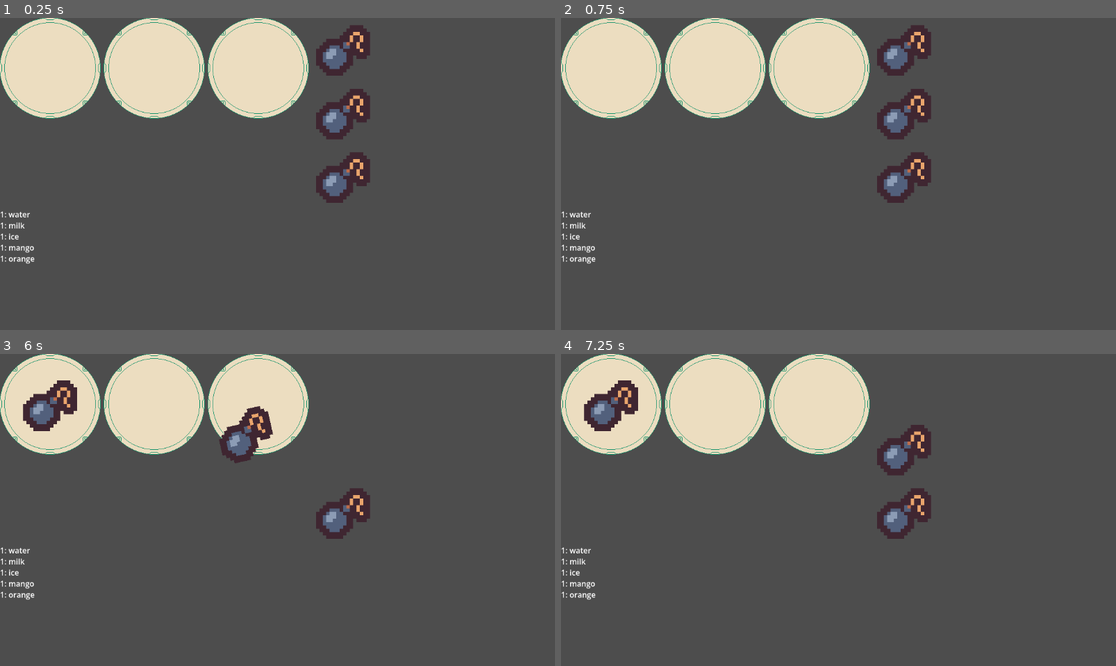
Above: before the commit, frames 1-4 (two rows, left to right).
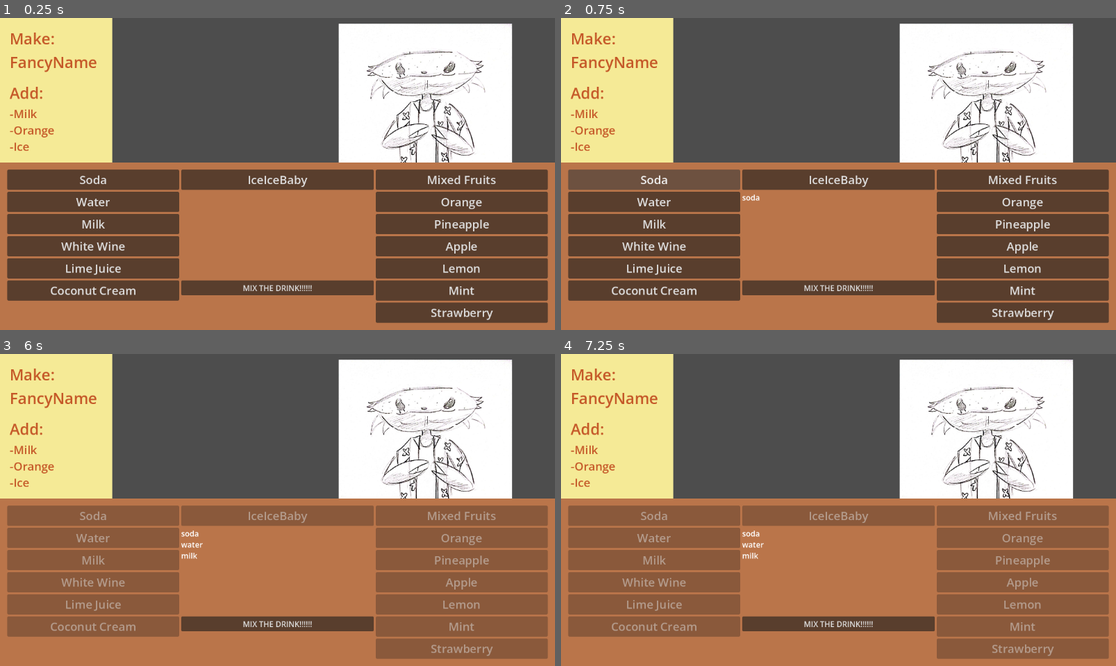
Above: after the commit, the same moments.

Repository: scumpiest/scammy-drink
Game: Godot game, scene res://counter_ui.tscn
The game is run twice, just before and just after one commit, with the same random seed, the same clock (stepped at 60 frames per second) and the same inputs. Before the commit the project starts from res://scenes/crafting_station.tscn.
Inputs (mouse positions are in pixels of both pictures, inside the frame that each line leads up to):
- Up to frame 1 (0.25 s): no input
- Up to frame 2 (0.75 s): click (655, 180) at 0.5 s, where only the run after the commit has a clickable "Soda"
- Up to frame 3 (6 s): click (94, 538) at 1.25 s, where only the run after the commit has a clickable "Water"; click (94, 559) at 2 s, where only the run after the commit has a clickable "Milk"; click (277, 622) at 2.75 s, where only the run after the commit has a clickable "MIX THE DRINK!!!!!!"; click (277, 622) at 3.5 s, where only the run after the commit has a clickable "MIX THE DRINK!!!!!!"; click (277, 622) at 4.25 s, where only the run after the commit has a clickable "MIX THE DRINK!!!!!!"; tap Enter at 5 s; drag from (344, 385) to (49, 403) at 5.02 s; tap Space at 5.75 s; drag from (344, 447) to (49, 403) at 5.77 s
- Up to frame 4 (7.25 s): move the mouse to (905, 513) at 6.52 s; press the mouse at (905, 513) at 6.53 s

The runs differ from the first frame. In frame 1, 87% of the frame differs, in the area x 0-100%, y 0-100%; in frame 2, 87%; in frame 3, 86%; in frame 4, 86%.

Commit message:
feat: actual crafting

Diff:
--- a/counter_ui.tscn
+++ b/counter_ui.tscn
@@ -1,16 +1,18 @@
 [gd_scene format=3 uid="uid://omqlt0501aof"]
 
 [ext_resource type="Texture2D" uid="uid://bsfcilkaw3arm" path="res://crab_Customer.png" id="1_qvcdy"]
+[ext_resource type="PackedScene" uid="uid://baq4fejjo54v3" path="res://scenes/crafting_counter.tscn" id="2_05df7"]
 
 [sub_resource type="StyleBoxFlat" id="StyleBoxFlat_05df7"]
 bg_color = Color(0.9610422, 0.9181441, 0.5864518, 1)
 
-[sub_resource type="StyleBoxFlat" id="StyleBoxFlat_pblyx"]
-bg_color = Color(0.7277993, 0.45740324, 0.2903557, 1)
-
 [node name="CounterUi" type="Control" unique_id=1949816307]
 layout_mode = 3
-anchors_preset = 0
+anchors_preset = 15
+anchor_right = 1.0
+anchor_bottom = 1.0
+grow_horizontal = 2
+grow_vertical = 2
 size_flags_horizontal = 4
 
 [node name="PanelContainer" type="PanelContainer" parent="." unique_id=1904052219]
@@ -70,108 +72,5 @@
 texture = ExtResource("1_qvcdy")
 expand_mode = 1
 
-[node name="ColorRect" type="PanelContainer" parent="." unique_id=673363285]
-layout_mode = 0
-offset_left = 1.0
-offset_top = 357.0
-offset_right = 1149.0
-offset_bottom = 649.0
-theme_override_styles/panel = SubResource("StyleBoxFlat_pblyx")
-
-[node name="MixMixHere" type="Label" parent="ColorRect" unique_id=123472754]
-layout_mode = 2
-size_flags_horizontal = 4
-theme_override_font_sizes/font_size = 50
-text = "Mix Mix here"
-
-[node name="MarginContainer" type="MarginContainer" parent="ColorRect" unique_id=296081384]
-layout_mode = 2
-theme_override_constants/margin_left = 15
-theme_override_constants/margin_top = 15
-theme_override_constants/margin_right = 15
-theme_override_constants/margin_bottom = 15
-
-[node name="HBoxContainer" type="HBoxContainer" parent="ColorRect/MarginContainer" unique_id=94059108]
-layout_mode = 2
-
-[node name="VBoxContainer" type="VBoxContainer" parent="ColorRect/MarginContainer/HBoxContainer" unique_id=1035577480]
-layout_mode = 2
-size_flags_horizontal = 3
-
-[node name="Soda" type="Button" parent="ColorRect/MarginContainer/HBoxContainer/VBoxContainer" unique_id=2108446882]
-layout_mode = 2
-theme_override_font_sizes/font_size = 24
-text = "Soda"
-
-[node name="Water" type="Button" parent="ColorRect/MarginContainer/HBoxContainer/VBoxContainer" unique_id=1925422927]
-layout_mode = 2
-theme_override_font_sizes/font_size = 24
-text = "Water"
-
-[node name="Milk" type="Button" parent="ColorRect/MarginContainer/HBoxContainer/VBoxContainer" unique_id=164193489]
-layout_mode = 2
-theme_override_font_sizes/font_size = 24
-text = "Milk"
-
-[node name="WhiteWine" type="Button" parent="ColorRect/MarginContainer/HBoxContainer/VBoxContainer" unique_id=643447228]
-layout_mode = 2
-theme_override_font_sizes/font_size = 24
-text = "White Wine"
-
-[node name="LimeJuice" type="Button" parent="ColorRect/MarginContainer/HBoxContainer/VBoxContainer" unique_id=1577668900]
-layout_mode = 2
-theme_override_font_sizes/font_size = 24
-text = "Lime Juice"
-
-[node name="CoconutCream" type="Button" parent="ColorRect/MarginContainer/HBoxContainer/VBoxContainer" unique_id=2095039995]
-layout_mode = 2
-theme_override_font_sizes/font_size = 24
-text = "Coconut Cream"
-
-[node name="VBoxContainer2" type="VBoxContainer" parent="ColorRect/MarginContainer/HBoxContainer" unique_id=449463624]
-layout_mode = 2
-size_flags_horizontal = 3
-
-[node name="Ice" type="Button" parent="ColorRect/MarginContainer/HBoxContainer/VBoxContainer2" unique_id=2037613516]
-layout_mode = 2
-theme_override_font_sizes/font_size = 24
-text = "IceIceBaby"
-
-[node name="VBoxContainer3" type="VBoxContainer" parent="ColorRect/MarginContainer/HBoxContainer" unique_id=446651733]
-layout_mode = 2
-size_flags_horizontal = 3
-
-[node name="MixedFruits" type="Button" parent="ColorRect/MarginContainer/HBoxContainer/VBoxContainer3" unique_id=1212093672]
-layout_mode = 2
-theme_override_font_sizes/font_size = 24
-text = "Mixed Fruits"
-
-[node name="Orange" type="Button" parent="ColorRect/MarginContainer/HBoxContainer/VBoxContainer3" unique_id=1114515193]
-layout_mode = 2
-theme_override_font_sizes/font_size = 24
-text = "Orange"
-
-[node name="Pineapple" type="Button" parent="ColorRect/MarginContainer/HBoxContainer/VBoxContainer3" unique_id=1570954371]
-layout_mode = 2
-theme_override_font_sizes/font_size = 24
-text = "Pineapple"
-
-[node name="Apple" type="Button" parent="ColorRect/MarginContainer/HBoxContainer/VBoxContainer3" unique_id=1976532012]
-layout_mode = 2
-theme_override_font_sizes/font_size = 24
-text = "Apple"
-
-[node name="Lemon" type="Button" parent="ColorRect/MarginContainer/HBoxContainer/VBoxContainer3" unique_id=1313617127]
-layout_mode = 2
-theme_override_font_sizes/font_size = 24
-text = "Lemon"
-
-[node name="Mint" type="Button" parent="ColorRect/MarginContainer/HBoxContainer/VBoxContainer3" unique_id=707638810]
-layout_mode = 2
-theme_override_font_sizes/font_size = 24
-text = "Mint"
-
-[node name="Strawberry" type="Button" parent="ColorRect/MarginContainer/HBoxContainer/VBoxContainer3" unique_id=1479252118]
-layout_mode = 2
-theme_override_font_sizes/font_size = 24
-text = "Strawberry"
+[node name="CraftingStation" parent="." unique_id=1665070910 instance=ExtResource("2_05df7")]
+layout_mode = 1
--- a/crafting_station.tscn
+++ /dev/null
@@ -1,40 +0,0 @@
-[gd_scene format=3 uid="uid://dbff8jafb22ar"]
-
-[ext_resource type="Script" path="res://crafting_station.gd" id="1_4d4rx"]
-[ext_resource type="Script" path="res://inventory_display.gd" id="2_aa7oo"]
-
-[node name="CraftingStation" type="Control" unique_id=279321905]
-layout_mode = 3
-anchors_preset = 15
-anchor_right = 1.0
-anchor_bottom = 1.0
-grow_horizontal = 2
-grow_vertical = 2
-script = ExtResource("1_4d4rx")
-
-[node name="CanvasLayer" type="CanvasLayer" parent="." unique_id=1307530361]
-
-[node name="VBoxContainer" type="VBoxContainer" parent="CanvasLayer" unique_id=70064522]
-offset_right = 40.0
-offset_bottom = 40.0
-
-[node name="HBoxContainer" type="HBoxContainer" parent="CanvasLayer/VBoxContainer" unique_id=1171525898]
-layout_mode = 2
-
-[node name="WaterButton" type="Button" parent="CanvasLayer/VBoxContainer/HBoxContainer" unique_id=812651647]
-layout_mode = 2
-text = "Craft Cedevita"
-
-[node name="OrangeButton" type="Button" parent="CanvasLayer/VBoxContainer/HBoxContainer" unique_id=1253068119]
-layout_mode = 2
-text = "Add Es Teler
-"
-
-[node name="InventoryDisplay" type="RichTextLabel" parent="CanvasLayer/VBoxContainer" unique_id=423446511]
-layout_mode = 2
-text = "asdasd"
-fit_content = true
-script = ExtResource("2_aa7oo")
-
-[connection signal="pressed" from="CanvasLayer/VBoxContainer/HBoxContainer/WaterButton" to="." method="_on_water_button_pressed"]
-[connection signal="pressed" from="CanvasLayer/VBoxContainer/HBoxContainer/OrangeButton" to="." method="_on_orange_button_pressed"]
--- a/project.godot
+++ b/project.godot
@@ -11,7 +11,7 @@
 [application]
 
 config/name="scammy-drink"
-run/main_scene="uid://c24hipub5mhbx"
+run/main_scene="uid://omqlt0501aof"
 config/features=PackedStringArray("4.6", "GL Compatibility")
 config/icon="res://icon.svg"
 
--- /dev/null
+++ b/resources/Soda.tres
@@ -0,0 +1,7 @@
+[gd_resource type="Resource" script_class="ItemData" format=3 uid="uid://3rxfbtsmj140"]
+
+[ext_resource type="Script" uid="uid://bok3lbj4tslb8" path="res://resources/item_data.gd" id="1_1elc0"]
+
+[resource]
+script = ExtResource("1_1elc0")
+metadata/_custom_type_script = "uid://bok3lbj4tslb8"
--- /dev/null
+++ b/resources/item_data.gd
@@ -0,0 +1,5 @@
+extends Resource
+class_name ItemData
+
+@export var name: String
+@export var sprite: Texture2D
--- /dev/null
+++ b/scenes/crafting_counter.gd
@@ -0,0 +1,49 @@
+extends PanelContainer
+
+@onready var item_list: RichTextLabel = $MarginContainer/HBoxContainer/MidContainer/ItemList
+@onready var mix_button: Button = $MarginContainer/HBoxContainer/MidContainer/Mix
+
+var crafting_ingredients = {}
+
+func _ready() -> void:
+	GameManager.crafting_complete.connect(_on_crafting_complete)
+
+
+func _add_ingredient(ingredient: String) -> void:
+	if crafting_ingredients.size() < 3 or crafting_ingredients.has(ingredient):
+		crafting_ingredients[ingredient] = crafting_ingredients.get(ingredient, 0) + 1
+		item_list.text += ingredient + "\n"
+	if _get_total_ingredients() >= 3:
+			get_tree().call_group("fluid_button", "set", "disabled", true)
+			get_tree().call_group("fruit_button", "set", "disabled", true)
+			print("Max ingredients reached. Buttons disabled!")
+
+func _get_total_ingredients() -> int:
+	var total = 0
+	for count in crafting_ingredients.values():
+		total += count
+	return total
+
+func _on_mix_pressed():
+	GameManager.create_recipe(crafting_ingredients)
+
+func _on_crafting_complete(recipe_key: String) -> void:
+	mix_button.disabled = true
+	item_list.text += recipe_key + "\n"
+
+# help me
+func _on_soda_pressed():  _add_ingredient("soda")
+func _on_milk_pressed():  _add_ingredient("milk")
+func _on_water_pressed(): _add_ingredient("water")
+func _on_white_wine_pressed(): _add_ingredient("white_wine")
+func _on_lime_juice_pressed(): _add_ingredient("lime_juice")
+func _on_coconut_cream_pressed(): _add_ingredient("coconut_cream")
+func _on_ice_pressed(): _add_ingredient("ice")
+
+func _on_mixed_fruits_pressed(): _add_ingredient("mixed_fruits")
+func _on_orange_pressed(): _add_ingredient("orange")
+func _on_pineapple_pressed(): _add_ingredient("pineapple")
+func _on_apple_pressed(): _add_ingredient("apple")
+func _on_lemon_pressed(): _add_ingredient("lemon")
+func _on_mint_pressed(): _add_ingredient("mint")
+func _on_strawberry_pressed(): _add_ingredient("strawberry")
--- /dev/null
+++ b/scenes/crafting_counter.tscn
@@ -0,0 +1,136 @@
+[gd_scene format=3 uid="uid://baq4fejjo54v3"]
+
+[ext_resource type="Script" uid="uid://cvamqu51op1ak" path="res://scenes/crafting_counter.gd" id="1_tkddw"]
+
+[sub_resource type="StyleBoxFlat" id="StyleBoxFlat_pblyx"]
+bg_color = Color(0.7277993, 0.45740324, 0.2903557, 1)
+
+[node name="CraftingCounter" type="PanelContainer" unique_id=1665070910]
+anchors_preset = 12
+anchor_top = 1.0
+anchor_right = 1.0
+anchor_bottom = 1.0
+offset_top = -348.0
+grow_horizontal = 2
+grow_vertical = 0
+size_flags_horizontal = 0
+theme_override_styles/panel = SubResource("StyleBoxFlat_pblyx")
+script = ExtResource("1_tkddw")
+
+[node name="MarginContainer" type="MarginContainer" parent="." unique_id=424579319]
+layout_mode = 2
+theme_override_constants/margin_left = 15
+theme_override_constants/margin_top = 15
+theme_override_constants/margin_right = 15
+theme_override_constants/margin_bottom = 15
+
+[node name="HBoxContainer" type="HBoxContainer" parent="MarginContainer" unique_id=726580812]
+layout_mode = 2
+
+[node name="FluidContainer" type="VBoxContainer" parent="MarginContainer/HBoxContainer" unique_id=1181137842]
+layout_mode = 2
+size_flags_horizontal = 3
+
+[node name="Soda" type="Button" parent="MarginContainer/HBoxContainer/FluidContainer" unique_id=1311358795 groups=["fluid_button"]]
+layout_mode = 2
+theme_override_font_sizes/font_size = 24
+text = "Soda"
+
+[node name="Water" type="Button" parent="MarginContainer/HBoxContainer/FluidContainer" unique_id=1128563033 groups=["fluid_button"]]
+layout_mode = 2
+theme_override_font_sizes/font_size = 24
+text = "Water"
+
+[node name="Milk" type="Button" parent="MarginContainer/HBoxContainer/FluidContainer" unique_id=1814541676 groups=["fluid_button"]]
+layout_mode = 2
+theme_override_font_sizes/font_size = 24
+text = "Milk"
+
+[node name="WhiteWine" type="Button" parent="MarginContainer/HBoxContainer/FluidContainer" unique_id=1519073136 groups=["fluid_button"]]
+layout_mode = 2
+theme_override_font_sizes/font_size = 24
+text = "White Wine"
+
+[node name="LimeJuice" type="Button" parent="MarginContainer/HBoxContainer/FluidContainer" unique_id=168167473 groups=["fluid_button"]]
+layout_mode = 2
+theme_override_font_sizes/font_size = 24
+text = "Lime Juice"
+
+[node name="CoconutCream" type="Button" parent="MarginContainer/HBoxContainer/FluidContainer" unique_id=1441620592 groups=["fluid_button"]]
+layout_mode = 2
+theme_override_font_sizes/font_size = 24
+text = "Coconut Cream"
+
+[node name="MidContainer" type="VBoxContainer" parent="MarginContainer/HBoxContainer" unique_id=8302357]
+layout_mode = 2
+size_flags_horizontal = 3
+
+[node name="Ice" type="Button" parent="MarginContainer/HBoxContainer/MidContainer" unique_id=1162243410 groups=["fluid_button"]]
+layout_mode = 2
+theme_override_font_sizes/font_size = 24
+text = "IceIceBaby"
+
+[node name="ItemList" type="RichTextLabel" parent="MarginContainer/HBoxContainer/MidContainer" unique_id=2025322958]
+custom_minimum_size = Vector2(400, 180)
+layout_mode = 2
+size_flags_horizontal = 4
+fit_content = true
+
+[node name="Mix" type="Button" parent="MarginContainer/HBoxContainer/MidContainer" unique_id=1106068344]
+layout_mode = 2
+text = "MIX THE DRINK!!!!!!"
+
+[node name="FruitContainer" type="VBoxContainer" parent="MarginContainer/HBoxContainer" unique_id=559673058]
+layout_mode = 2
+size_flags_horizontal = 3
+
+[node name="MixedFruits" type="Button" parent="MarginContainer/HBoxContainer/FruitContainer" unique_id=1104248225 groups=["fruit_button"]]
+layout_mode = 2
+theme_override_font_sizes/font_size = 24
+text = "Mixed Fruits"
+
+[node name="Orange" type="Button" parent="MarginContainer/HBoxContainer/FruitContainer" unique_id=324286144 groups=["fruit_button"]]
+layout_mode = 2
+theme_override_font_sizes/font_size = 24
+text = "Orange"
+
+[node name="Pineapple" type="Button" parent="MarginContainer/HBoxContainer/FruitContainer" unique_id=551577166 groups=["fruit_button"]]
+layout_mode = 2
+theme_override_font_sizes/font_size = 24
+text = "Pineapple"
+
+[node name="Apple" type="Button" parent="MarginContainer/HBoxContainer/FruitContainer" unique_id=679829749 groups=["fruit_button"]]
+layout_mode = 2
+theme_override_font_sizes/font_size = 24
+text = "Apple"
+
+[node name="Lemon" type="Button" parent="MarginContainer/HBoxContainer/FruitContainer" unique_id=288405999 groups=["fruit_button"]]
+layout_mode = 2
+theme_override_font_sizes/font_size = 24
+text = "Lemon"
+
+[node name="Mint" type="Button" parent="MarginContainer/HBoxContainer/FruitContainer" unique_id=1527531775 groups=["fruit_button"]]
+layout_mode = 2
+theme_override_font_sizes/font_size = 24
+text = "Mint"
+
+[node name="Strawberry" type="Button" parent="MarginContainer/HBoxContainer/FruitContainer" unique_id=747608256 groups=["fruit_button"]]
+layout_mode = 2
+theme_override_font_sizes/font_size = 24
+text = "Strawberry"
+
+[connection signal="pressed" from="MarginContainer/HBoxContainer/FluidContainer/Soda" to="." method="_on_soda_pressed"]
+[connection signal="pressed" from="MarginContainer/HBoxContainer/FluidContainer/Water" to="." method="_on_water_pressed"]
+[connection signal="pressed" from="MarginContainer/HBoxContainer/FluidContainer/Milk" to="." method="_on_milk_pressed"]
+[connection signal="pressed" from="MarginContainer/HBoxContainer/FluidContainer/WhiteWine" to="." method="_on_white_wine_pressed"]
+[connection signal="pressed" from="MarginContainer/HBoxContainer/FluidContainer/LimeJuice" to="." method="_on_lime_juice_pressed"]
+[connection signal="pressed" from="MarginContainer/HBoxContainer/FluidContainer/CoconutCream" to="." method="_on_coconut_cream_pressed"]
+[connection signal="pressed" from="MarginContainer/HBoxContainer/MidContainer/Ice" to="." method="_on_ice_pressed"]
+[connection signal="pressed" from="MarginContainer/HBoxContainer/MidContainer/Mix" to="." method="_on_mix_pressed"]
+[connection signal="pressed" from="MarginContainer/HBoxContainer/FruitContainer/MixedFruits" to="." method="_on_mixed_fruits_pressed"]
+[connection signal="pressed" from="MarginContainer/HBoxContainer/FruitContainer/Orange" to="." method="_on_orange_pressed"]
+[connection signal="pressed" from="MarginContainer/HBoxContainer/FruitContainer/Pineapple" to="." method="_on_pineapple_pressed"]
+[connection signal="pressed" from="MarginContainer/HBoxContainer/FruitContainer/Apple" to="." method="_on_apple_pressed"]
+[connection signal="pressed" from="MarginContainer/HBoxContainer/FruitContainer/Lemon" to="." method="_on_lemon_pressed"]
+[connection signal="pressed" from="MarginContainer/HBoxContainer/FruitContainer/Mint" to="." method="_on_mint_pressed"]
+[connection signal="pressed" from="MarginContainer/HBoxContainer/FruitContainer/Strawberry" to="." method="_on_strawberry_pressed"]
--- a/scenes/crafting_station.gd
+++ /dev/null
@@ -1 +0,0 @@
-extends Control
--- a/scenes/crafting_station.tscn
+++ /dev/null
@@ -1,53 +0,0 @@
-[gd_scene format=3 uid="uid://c24hipub5mhbx"]
-
-[ext_resource type="Script" uid="uid://bc335bjjxb7nd" path="res://scenes/crafting_station.gd" id="1_4d4rx"]
-[ext_resource type="Script" uid="uid://bbqa2xaeqnyk1" path="res://scenes/inventory_display.gd" id="2_aa7oo"]
-[ext_resource type="PackedScene" uid="uid://dten0br76t2w6" path="res://scenes/crafting_slot.tscn" id="2_rkudf"]
-[ext_resource type="PackedScene" uid="uid://d3aagl44tybxs" path="res://scenes/ingredient.tscn" id="3_nbrgk"]
-
-[node name="CraftingStation" type="Control" unique_id=279321905]
-layout_mode = 3
-anchors_preset = 15
-anchor_right = 1.0
-anchor_bottom = 1.0
-grow_horizontal = 2
-grow_vertical = 2
-mouse_filter = 1
-script = ExtResource("1_4d4rx")
-
-[node name="CanvasLayer" type="CanvasLayer" parent="." unique_id=1307530361]
-
-[node name="VBoxContainer" type="VBoxContainer" parent="CanvasLayer" unique_id=70064522]
-offset_right = 40.0
-offset_bottom = 40.0
-
-[node name="HBoxContainer" type="HBoxContainer" parent="CanvasLayer/VBoxContainer" unique_id=1171525898]
-layout_mode = 2
-
-[node name="CraftingSlot" parent="CanvasLayer/VBoxContainer/HBoxContainer" unique_id=272137850 instance=ExtResource("2_rkudf")]
-layout_mode = 2
-
-[node name="CraftingSlot2" parent="CanvasLayer/VBoxContainer/HBoxContainer" unique_id=668903298 instance=ExtResource("2_rkudf")]
-layout_mode = 2
-
-[node name="CraftingSlot3" parent="CanvasLayer/VBoxContainer/HBoxContainer" unique_id=1880500589 instance=ExtResource("2_rkudf")]
-layout_mode = 2
-mouse_filter = 1
-
-[node name="VBoxContainer" type="VBoxContainer" parent="CanvasLayer/VBoxContainer/HBoxContainer" unique_id=2097086971]
-layout_mode = 2
-
-[node name="Ingredient" parent="CanvasLayer/VBoxContainer/HBoxContainer/VBoxContainer" unique_id=418293815 instance=ExtResource("3_nbrgk")]
-layout_mode = 2
-
-[node name="Ingredient2" parent="CanvasLayer/VBoxContainer/HBoxContainer/VBoxContainer" unique_id=472113062 instance=ExtResource("3_nbrgk")]
-layout_mode = 2
-
-[node name="Ingredient3" parent="CanvasLayer/VBoxContainer/HBoxContainer/VBoxContainer" unique_id=595319243 instance=ExtResource("3_nbrgk")]
-layout_mode = 2
-
-[node name="InventoryDisplay" type="RichTextLabel" parent="CanvasLayer/VBoxContainer" unique_id=423446511]
-layout_mode = 2
-text = "asdasd"
-fit_content = true
-script = ExtResource("2_aa7oo")
--- /dev/null
+++ b/scenes/crafting_station_old.tscn
@@ -0,0 +1,50 @@
+[gd_scene format=3 uid="uid://c24hipub5mhbx"]
+
+[ext_resource type="PackedScene" uid="uid://dten0br76t2w6" path="res://scenes/crafting_slot.tscn" id="2_8oqcf"]
+[ext_resource type="PackedScene" uid="uid://d3aagl44tybxs" path="res://scenes/ingredient.tscn" id="3_swo07"]
+[ext_resource type="Script" uid="uid://bbqa2xaeqnyk1" path="res://scenes/inventory_display.gd" id="4_4jxqb"]
+
+[node name="CraftingStation" type="Control" unique_id=279321905]
+layout_mode = 3
+anchors_preset = 15
+anchor_right = 1.0
+anchor_bottom = 1.0
+grow_horizontal = 2
+grow_vertical = 2
+mouse_filter = 1
+
+[node name="CanvasLayer" type="CanvasLayer" parent="." unique_id=1307530361]
+
+[node name="VBoxContainer" type="VBoxContainer" parent="CanvasLayer" unique_id=70064522]
+offset_right = 40.0
+offset_bottom = 40.0
+
+[node name="HBoxContainer" type="HBoxContainer" parent="CanvasLayer/VBoxContainer" unique_id=1171525898]
+layout_mode = 2
+
+[node name="CraftingSlot" parent="CanvasLayer/VBoxContainer/HBoxContainer" unique_id=272137850 instance=ExtResource("2_8oqcf")]
+layout_mode = 2
+
+[node name="CraftingSlot2" parent="CanvasLayer/VBoxContainer/HBoxContainer" unique_id=668903298 instance=ExtResource("2_8oqcf")]
+layout_mode = 2
+
+[node name="CraftingSlot3" parent="CanvasLayer/VBoxContainer/HBoxContainer" unique_id=1880500589 instance=ExtResource("2_8oqcf")]
+layout_mode = 2
+
+[node name="VBoxContainer" type="VBoxContainer" parent="CanvasLayer/VBoxContainer/HBoxContainer" unique_id=2097086971]
+layout_mode = 2
+
+[node name="Ingredient" parent="CanvasLayer/VBoxContainer/HBoxContainer/VBoxContainer" unique_id=418293815 instance=ExtResource("3_swo07")]
+layout_mode = 2
+
+[node name="Ingredient2" parent="CanvasLayer/VBoxContainer/HBoxContainer/VBoxContainer" unique_id=472113062 instance=ExtResource("3_swo07")]
+layout_mode = 2
+
+[node name="Ingredient3" parent="CanvasLayer/VBoxContainer/HBoxContainer/VBoxContainer" unique_id=595319243 instance=ExtResource("3_swo07")]
+layout_mode = 2
+
+[node name="InventoryDisplay" type="RichTextLabel" parent="CanvasLayer/VBoxContainer" unique_id=423446511]
+layout_mode = 2
+text = "asdasd"
+fit_content = true
+script = ExtResource("4_4jxqb")
--- a/scripts/crafting_recipe.gd
+++ b/scripts/crafting_recipe.gd
@@ -3,15 +3,63 @@
 var crafting_dict: Dictionary = {}
 
 var cedevita_recipe: Dictionary = {
-	"ingredients": {"water": 1, "orange": 1, "ice": 1},
+	"ingredients": {"soda": 1, "orange": 1, "ice": 1},
 	"product": {"cedevita": 1}
 }
 
+var pina_colada_recipe: Dictionary = {
+	"ingredients": {"coconut_cream": 1, "pineapple": 1, "ice": 1},
+	"product": {"pina_colada": 1}
+}
+
+var rebujito_recipe: Dictionary = {
+	"ingredients": {"soda": 1, "white_wine": 1, "mint": 1},
+	"product": {"rebujito": 1}
+}
+
+var apfelschorle_recipe: Dictionary = {
+	"ingredients": {"apple": 1, "milk": 1, "ice": 1},
+	"product": {"apfelschorle": 1}
+}
+
+var lemonade_recipe: Dictionary = {
+	"ingredients": {"water": 1, "lemon": 1, "mint": 1},
+	"product": {"lemonade": 1}
+}
+
+var mojito_recipe: Dictionary = {
+	"ingredients": {"white_wine": 1, "lime_juice": 1, "soda": 1},
+	"product": {"mojito": 1}
+}
+
+var strawberry_milkshake_recipe: Dictionary = {
+	"ingredients": {"milk": 1, "strawberry": 1, "ice": 1},
+	"product": {"strawberry_milkshake": 1}
+}
+
+var coconut_mocktail_recipe: Dictionary = {
+	"ingredients": {"coconut_cream": 1, "lime_juice": 1, "ice": 1},
+	"product": {"coconut_mocktail": 1}
+}
+
+var party_mix_recipe: Dictionary = {
+	"ingredients": {"white_wine": 1, "lime_juice": 1, "mixed_fruits": 1},
+	"product": {"party_mix": 1}
+}
+
 var es_teler_recipe: Dictionary = {
-	"ingredients": {"milk": 1, "mango": 1, "ice": 1},
+	"ingredients": {"milk": 1, "mixed_fruits": 1, "ice": 1},
 	"product": {"es_teler": 1}
 }
 
 func _ready():
 	crafting_dict["cedevita"] = cedevita_recipe
+	crafting_dict["pina_colada"] = pina_colada_recipe
+	crafting_dict["rebujito"] = rebujito_recipe
+	crafting_dict["apfelschorle"] = apfelschorle_recipe
+	crafting_dict["lemonade"] = lemonade_recipe
+	crafting_dict["mojito"] = mojito_recipe
+	crafting_dict["strawberry_milkshake"] = strawberry_milkshake_recipe
+	crafting_dict["coconut_mocktail"] = coconut_mocktail_recipe
+	crafting_dict["party_mix"] = party_mix_recipe
 	crafting_dict["es_teler"] = es_teler_recipe
--- a/scripts/game_manager.gd
+++ b/scripts/game_manager.gd
@@ -1,6 +1,12 @@
 extends Node
 
-var inventory: Dictionary = {"water": 1, "milk": 1, "ice": 1, "mango": 1, "orange": 1}
+signal crafting_complete(recipe_key: String)
+
+var inventory: Dictionary = {
+	"soda": 1, "milk": 1, "ice": 1, "water": 1, "white_wine": 1,
+	"lime_juice": 1, "coconut_cream": 1, "mixed_fruits": 1,
+	"orange": 1, "pineapple": 1, "lemon": 1, "apple": 1,
+	"mint": 1, "strawberry": 1}
 
 func update_inventory(item: String, quantity: int):
 	if inventory.has(item):
@@ -11,15 +17,13 @@
 	if inventory[item] <= 0:
 		inventory.erase(item)
 
-func create_recipe(recipe_key: String):
-	var recipe: Dictionary = CraftingRecipe.crafting_dict[recipe_key]
-
-	if recipe:
-		var product: Dictionary = recipe["product"]
+func create_recipe(crafting_ingredients: Dictionary):
+	for recipe_key in CraftingRecipe.crafting_dict.keys():
+		var recipe: Dictionary = CraftingRecipe.crafting_dict[recipe_key]
 		var ingredients: Dictionary = recipe["ingredients"]
-
-		if inventory.has_all(ingredients.keys()):
-			update_inventory(product.keys()[0], product.values()[0])
-			print("Recipe created:", recipe_key)
-		else:
-			print("Not enough ingredients for recipe")
+		for ingredient in ingredients:
+			if crafting_ingredients == ingredients:
+				print("Recipe created:", recipe_key)
+				crafting_complete.emit(recipe_key)
+				return recipe_key
+	print("No recipe found")
Not shown, added: resources/item_data.gd.uid
Not shown, added: scenes/crafting_counter.gd.uid
Not shown, removed: scenes/crafting_station.gd.uid
